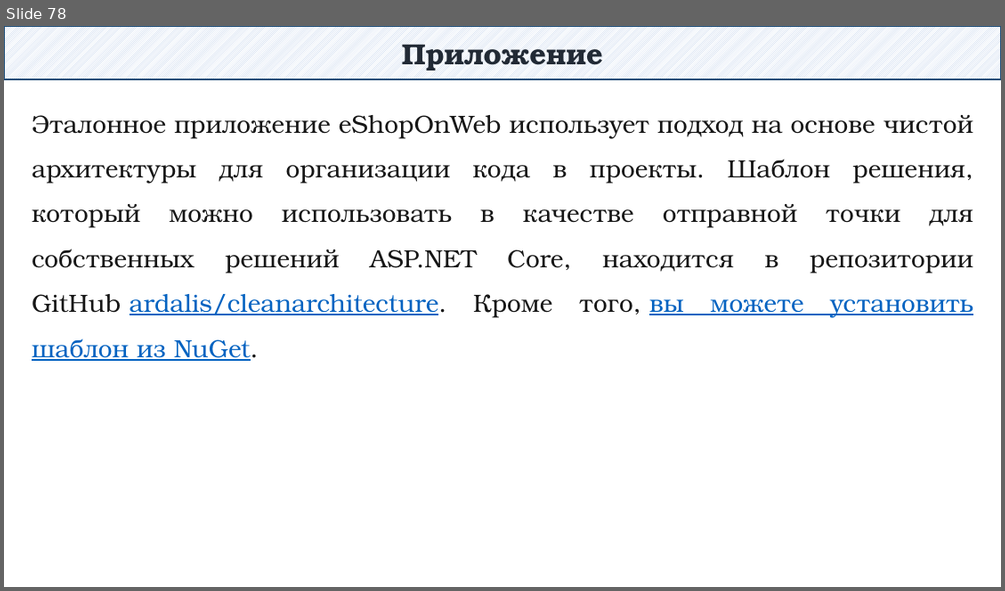
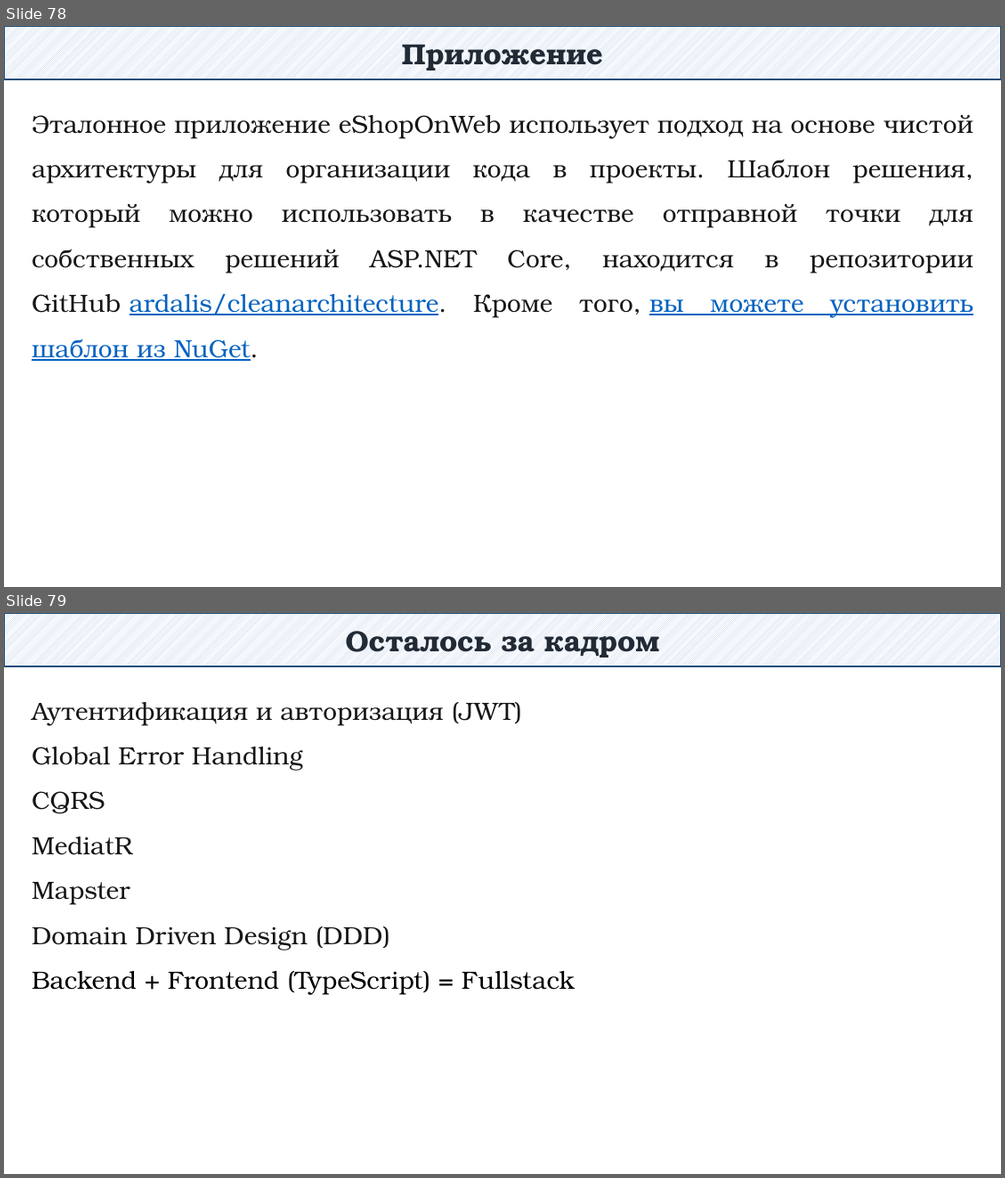
Before and after one commit to DaniilKlyukin/OOP-4, a slide deck: Лекции/ООП 1 лек 6.pptx. Shown one above the other, each under a label of ours: slide 78 before the commit, slides 78 and 79 after it. The pictures are 1005x591 and 1005x1178 pixels, drawn with LibreOffice and Linux fonts; fonts in the diff are those of the drawing. Boxes give left, top, right and bottom in pixels: in the first picture for what was removed or moved away, otherwise in the second. Text is boxed around its words. In the diff, an @@ line names an element or a change of style, - is before the commit and + after.

```diff
--- a/Лекции/ООП 1 лек 6.pptx
+++ b/Лекции/ООП 1 лек 6.pptx
@@ slide 79 added at (x1=4, y1=613, x2=1001, y2=1174), background #FFFFFF @@
@@ rectangle added at (x1=4, y1=613, x2=1001, y2=666), fill pattern #B4C7E7 on #FFFFFF, outline #1F4E79 1.25 pt, 28 pt, text #222A35, bold @@
+Осталось за кадром
@@ text added at (x1=32, y1=702, x2=574, y2=995), 24 pt, text #161616 @@
+Аутентификация и авторизация (JWT)
+Global Error Handling
+CQRS
+MediatR
+Mapster
+Domain Driven Design (DDD)
+Backend + Frontend (TypeScript) = Fullstack
```
Also in this commit, not shown: 45 other files.
